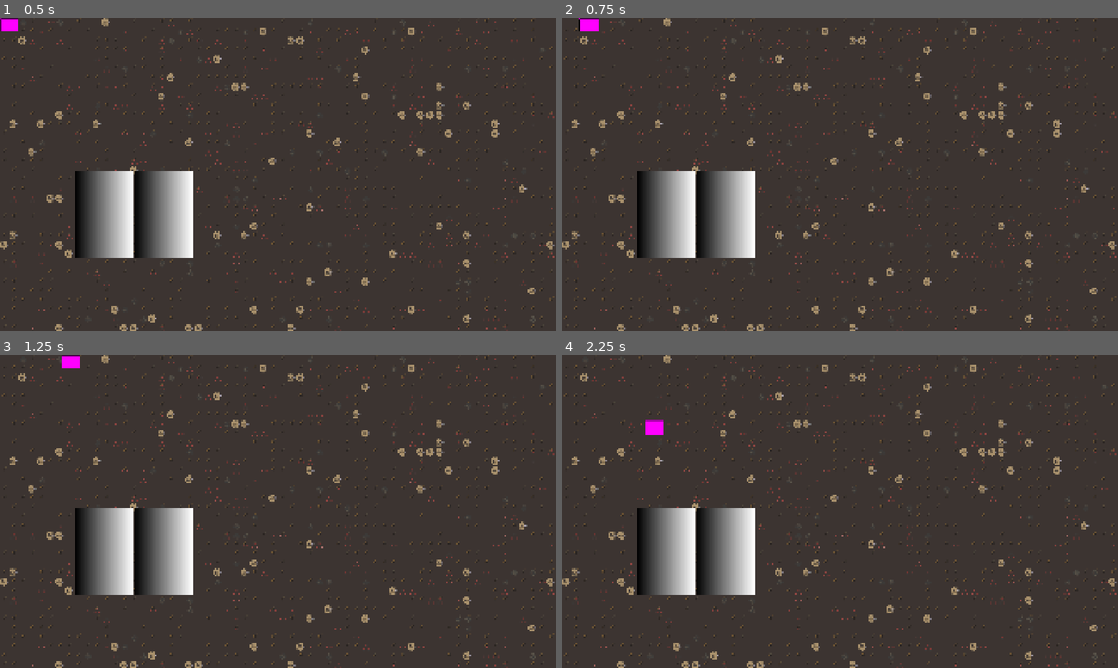
Above: before the commit, frames 1-4 (two rows, left to right).
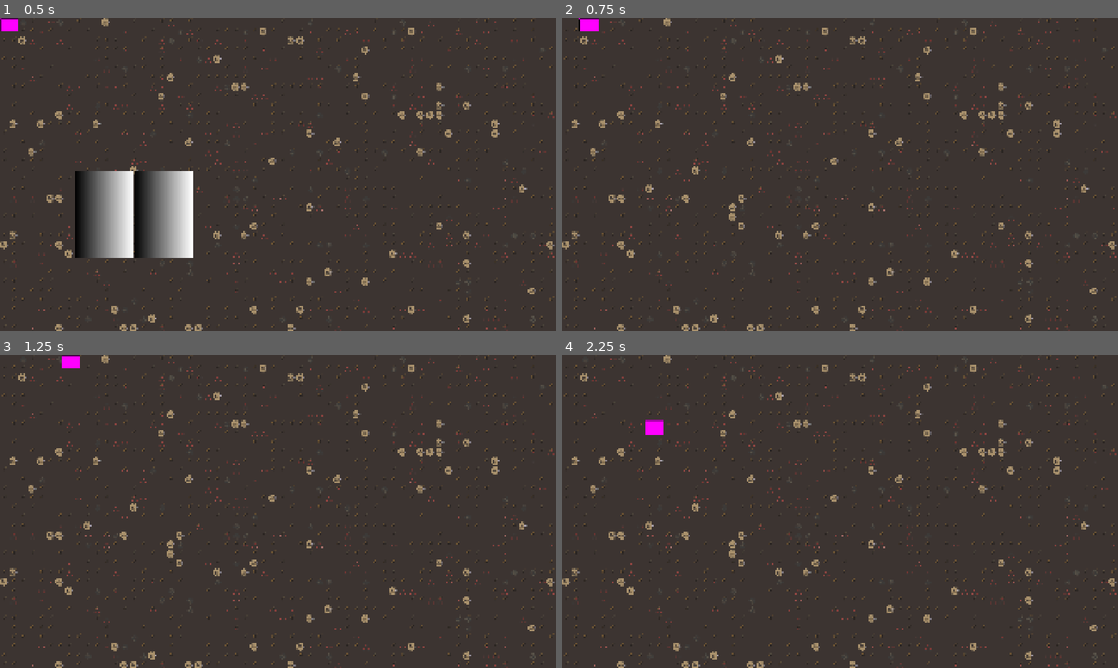
Above: after the commit, the same moments.

Repository: doakeserino/newgame
Game: Godot game, scene res://Scenes/main_scene.tscn
Two runs of this game, one before a commit and one after it. Both use one fixed random seed, a clock stepped at 60 frames per second and the inputs below.
Inputs:
- Up to frame 1 (0.5 s): no input
- Up to frame 2 (0.75 s): tap Enter at 0.5 s; hold D (move_right) from 0.53 s (still down); tap X (hide_card_overlay, bound only after the commit) at 0.6 s
- Up to frame 3 (1.25 s): keep holding D (move_right)
- Up to frame 4 (2.25 s): release D (move_right) at 1.28 s; hold S (move_down) 1.28-2.03 s; tap X (hide_card_overlay, bound only after the commit) at 1.35, 2.1 s; hold D (move_right) from 2.03 s (still down)

Frame 1 is identical in both runs. In frame 2, 5.0% of the frame differs, in the area x 13-35%, y 48-77%; in frame 3, 5.0%; in frame 4, 5.0%.

Commit message:
Commit 3
Small update to have an interactable area where the player is facing.

Diff:
--- a/Scenes/player.tscn
+++ b/Scenes/player.tscn
@@ -7,6 +7,9 @@
 
 [sub_resource type="PlaceholderTexture2D" id="PlaceholderTexture2D_g4v7s"]
 size = Vector2(64, 48)
+
+[sub_resource type="RectangleShape2D" id="RectangleShape2D_g4v7s"]
+size = Vector2(112, 80)
 
 [node name="Player" type="CharacterBody2D" unique_id=1059542720]
 script = ExtResource("1_v0iea")
@@ -23,3 +26,9 @@
 limit_top = 0
 limit_right = 1920
 limit_bottom = 1080
+
+[node name="InteractableArea" type="Area2D" parent="." unique_id=1452403109]
+
+[node name="CollisionShape2D" type="CollisionShape2D" parent="InteractableArea" unique_id=1234036771]
+position = Vector2(56, 0)
+shape = SubResource("RectangleShape2D_g4v7s")
--- a/Scenes/ui.tscn
+++ b/Scenes/ui.tscn
@@ -1,7 +1,9 @@
 [gd_scene format=3 uid="uid://k1m6v7rtimha"]
 
 [ext_resource type="PackedScene" uid="uid://dm80yh7q88bjk" path="res://Scenes/cards_hand.tscn" id="1_jxero"]
+[ext_resource type="Script" uid="uid://cj2u21hjnftwp" path="res://Scripts/ui.gd" id="1_qdvrb"]
 
 [node name="UI" type="Node2D" unique_id=1625710791]
+script = ExtResource("1_qdvrb")
 
 [node name="CardsHand" parent="." unique_id=1062482710 instance=ExtResource("1_jxero")]
--- a/Scripts/player.gd
+++ b/Scripts/player.gd
@@ -4,6 +4,11 @@
 const JUMP_VELOCITY = -400.0
 
 var alive := true
+@onready var interactable_area = $InteractableArea
+
+func _ready():
+	pass
+
 func _physics_process(_delta):
 	if alive:
 		process_movement()
@@ -16,6 +21,14 @@
 	else:
 		var tween = get_tree().create_tween()
 		tween.tween_property(self, "velocity", Vector2.ZERO, 0.1)
+	if direction == Vector2.RIGHT:
+		interactable_area.rotation_degrees = 0
+	elif direction == Vector2.DOWN:
+		interactable_area.rotation_degrees = 90
+	elif direction == Vector2.LEFT:
+		interactable_area.rotation_degrees = 180
+	elif direction == Vector2.UP:
+		interactable_area.rotation_degrees = 270
 
 
 	move_and_slide()
--- /dev/null
+++ b/Scripts/ui.gd
@@ -0,0 +1,9 @@
+extends Node2D
+
+@onready var cards_hand = $CardsHand
+
+func _unhandled_input(_event):
+	if Input.is_action_just_pressed("hide_card_overlay") and cards_hand.visible == true:
+		cards_hand.visible = false
+	elif Input.is_action_just_pressed("hide_card_overlay") and cards_hand.visible == false:
+		cards_hand.visible = true
--- a/project.godot
+++ b/project.godot
@@ -49,6 +49,11 @@
 "events": [Object(InputEventKey,"resource_local_to_scene":false,"resource_name":"","device":-1,"window_id":0,"alt_press …(192 unchanged characters)…
 ]
 }
+hide_card_overlay={
+"deadzone": 0.2,
+"events": [Object(InputEventKey,"resource_local_to_scene":false,"resource_name":"","device":-1,"window_id":0,"alt_pressed":false,"shift_pressed":false,"ctrl_pressed":false,"meta_pressed":false,"pressed":false,"keycode":0,"physical_keycode":88,"key_label":0,"unicode":120,"location":0,"echo":false,"script":null)
+]
+}
 
 [physics]
 
Not shown, added: Scripts/ui.gd.uid
